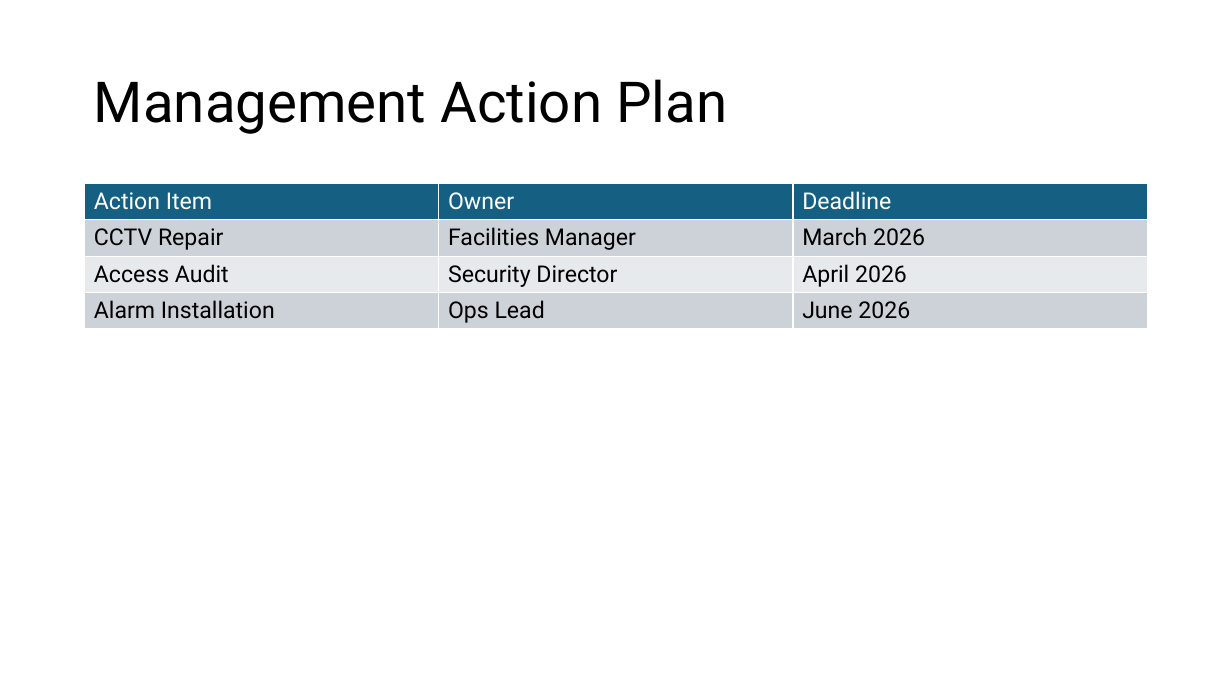
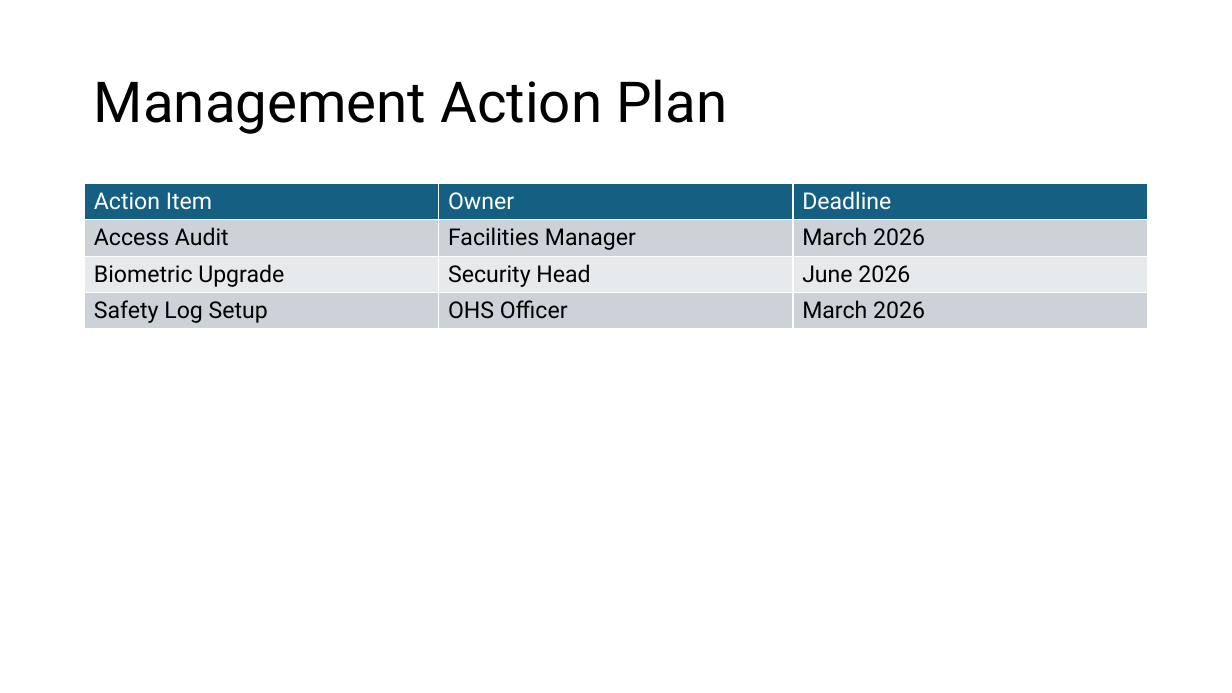
Before and after one commit to DenzDy/ia-report-bot-tools, a slide deck: slide 6 of generated_pptx/IA_Report_Facilities_Physical_Security.pptx. Drawn at 1232x693 pixels with LibreOffice and Linux fonts; fonts in the diff are those of the drawing. Boxes give left, top, right and bottom in pixels: in the first picture for what was removed or moved away, otherwise in the second. Text is boxed around its words. In the diff, an @@ line names an element or a change of style, - is before the commit and + after.

```diff
--- a/generated_pptx/IA_Report_Facilities_Physical_Security.pptx
+++ b/generated_pptx/IA_Report_Facilities_Physical_Security.pptx
@@ table at (85, 184, 1147, 623) @@
-row 2, column 1: CCTV Repair
+row 2, column 1: Access Audit
-row 3: Access Audit | Security Director | April 2026
+row 3: Biometric Upgrade | Security Head | June 2026
-row 4: Alarm Installation | Ops Lead | June 2026
+row 4: Safety Log Setup | OHS Officer | March 2026
```
Also in this commit, not shown: 5 other slides changed, 41 other files.
